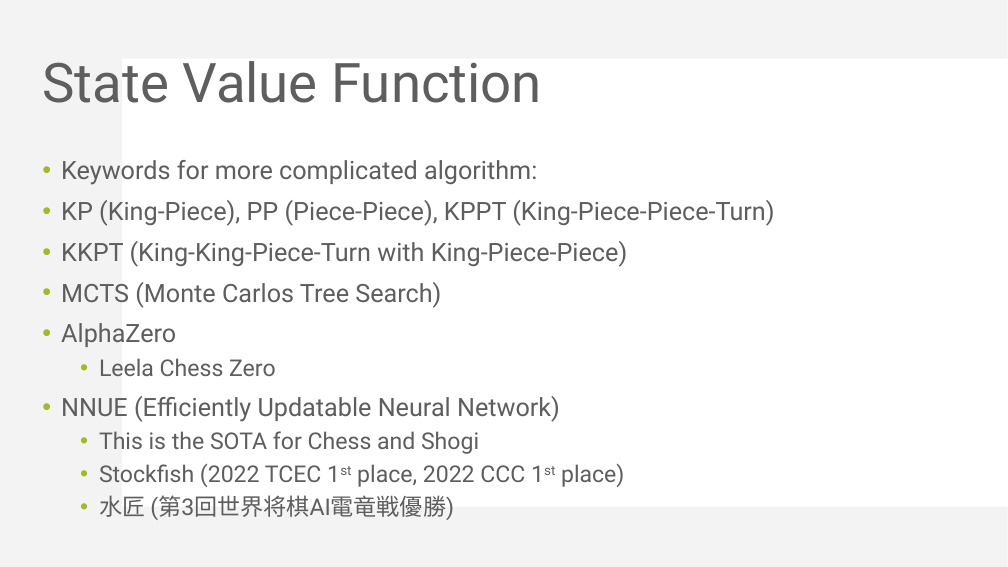
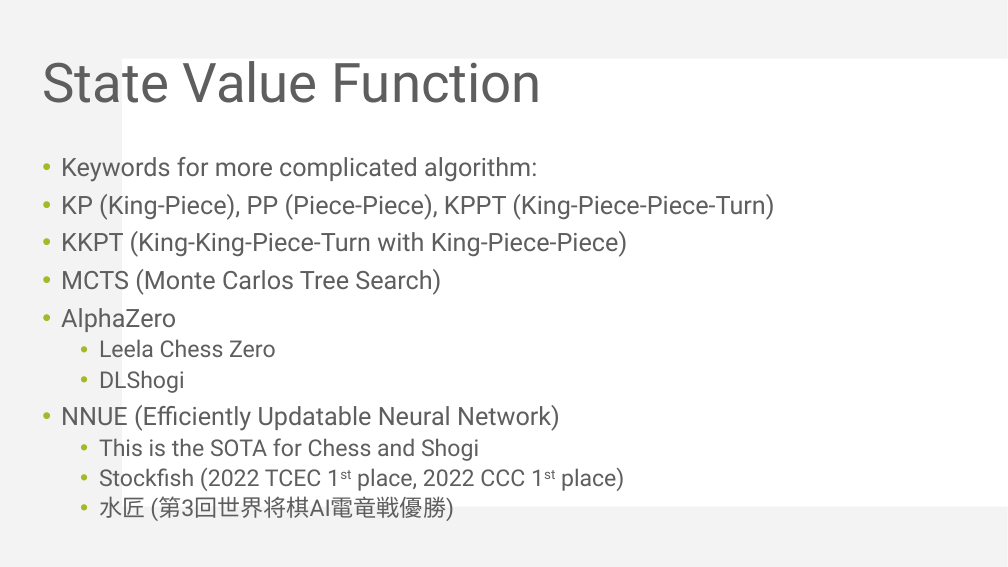
Before and after one commit to KohakuBlueleaf/MiniChess, a slide deck: slide 18 of document/Mini Project 3 introduction.pptx (slide 17 before the commit). Drawn at 1008x567 pixels with LibreOffice and Linux fonts; fonts in the diff are those of the drawing. Boxes give left, top, right and bottom in pixels: in the first picture for what was removed or moved away, otherwise in the second. Text is boxed around its words. In the diff, an @@ line names an element or a change of style, - is before the commit and + after.

```diff
--- a/document/Mini Project 3 introduction.pptx
+++ b/document/Mini Project 3 introduction.pptx
@@ text at (x1=61, y1=157, x2=774, y2=521): line spacing 1 to 0.9 @@
@@ text at (x1=99, y1=370, x2=185, y2=393): paragraph added @@
+  • DLShogi
```
Also in this commit, not shown: 2 other slides changed, 19 slides added, 1 other file.
